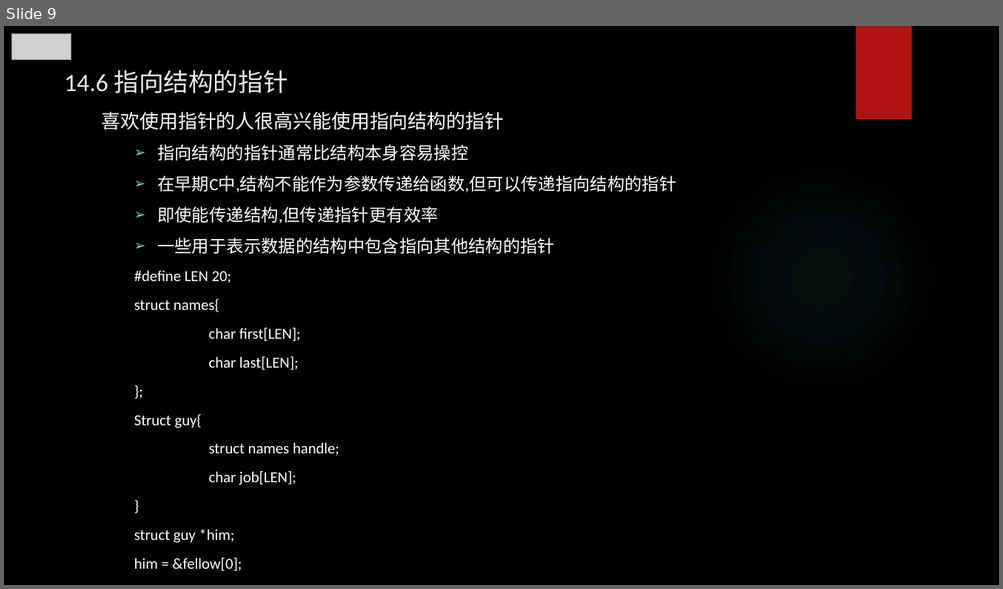
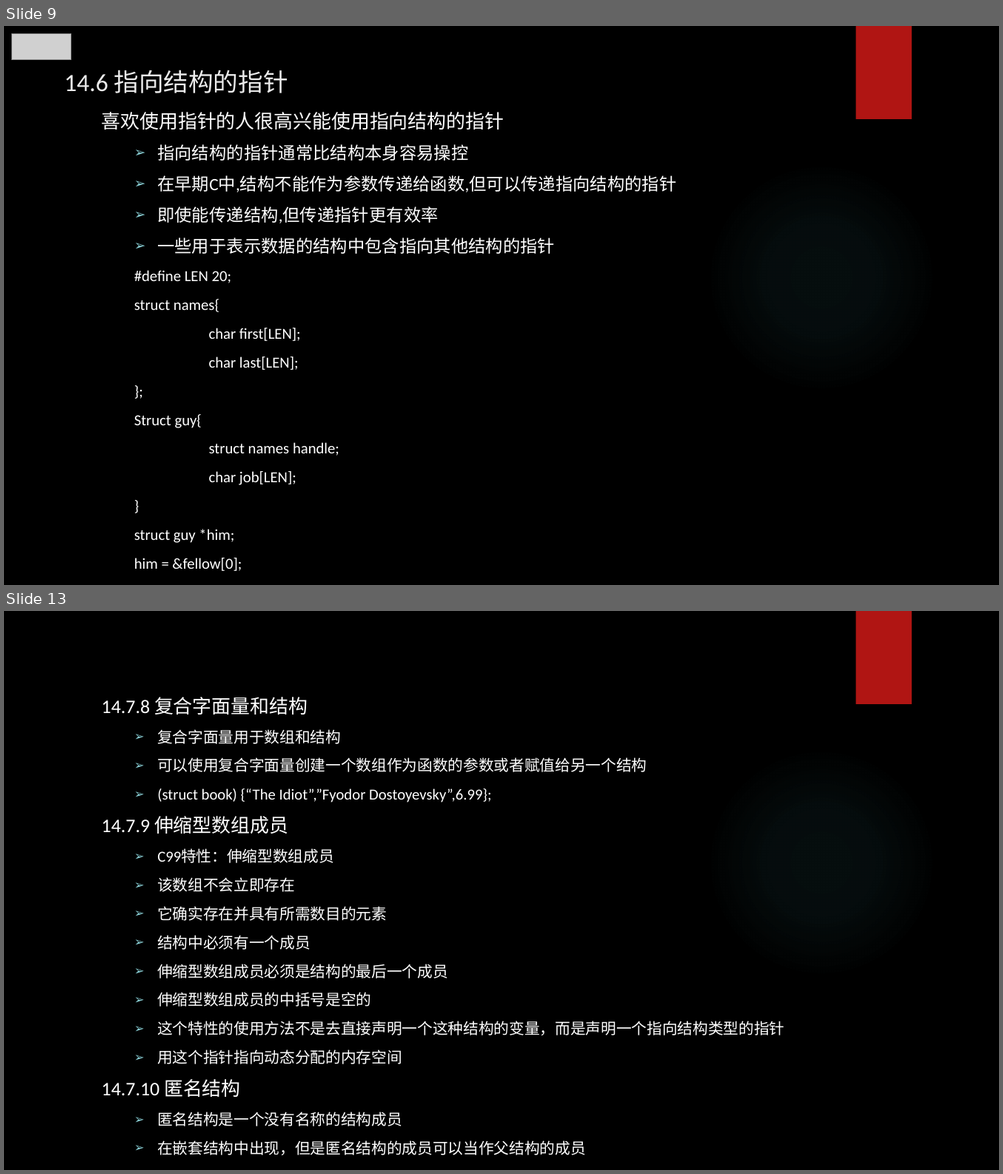
Before and after one commit to tsyin/c_ppt-code, a slide deck: PPT/14 结构和其他数据形式.pptx. Shown one above the other, each under a label of ours: slide 9 before the commit, slides 9 and 13 after it; the slides between them are not shown. The pictures are 1003x589 and 1003x1174 pixels, drawn with LibreOffice and Linux fonts; fonts in the diff are those of the drawing; grey boxes stand for pictures; background and template pictures are left out. Boxes give left, top, right and bottom in pixels: in the first picture for what was removed or moved away, otherwise in the second. Text is boxed around its words. In the diff, an @@ line names an element or a change of style, - is before the commit and + after.

```diff
--- a/PPT/14 结构和其他数据形式.pptx
+++ b/PPT/14 结构和其他数据形式.pptx
@@ slide 13 added at [4, 611, 999, 1170], background picture (left out); not listed: 2 template elements that a slide beside it also shows @@
@@ text added at [102, 697, 784, 1156], 14.8 pt, text #FFFFFF @@
+14.7.8 复合字面量和结构
+  ➢ 复合字面量用于数组和结构
+  ➢ 可以使用复合字面量创建一个数组作为函数的参数或者赋值给另一个结构
+  ➢ (struct book) {“The Idiot”,”Fyodor Dostoyevsky”,6.99};
+14.7.9 伸缩型数组成员
+  ➢ C99特性：伸缩型数组成员
+  ➢ 该数组不会立即存在
+  ➢ 它确实存在并具有所需数目的元素
+  ➢ 结构中必须有一个成员
+  ➢ 伸缩型数组成员必须是结构的最后一个成员
+  ➢ 伸缩型数组成员的中括号是空的
+  ➢ 这个特性的使用方法不是去直接声明一个这种结构的变量，而是声明一个指向结构类型的指针
+  ➢ 用这个指针指向动态分配的内存空间
+14.7.10 匿名结构
+  ➢ 匿名结构是一个没有名称的结构成员
+  ➢ 在嵌套结构中出现，但是匿名结构的成员可以当作父结构的成员
```
Also in this commit, not shown: 1 slide changed, 5 other slides added.
